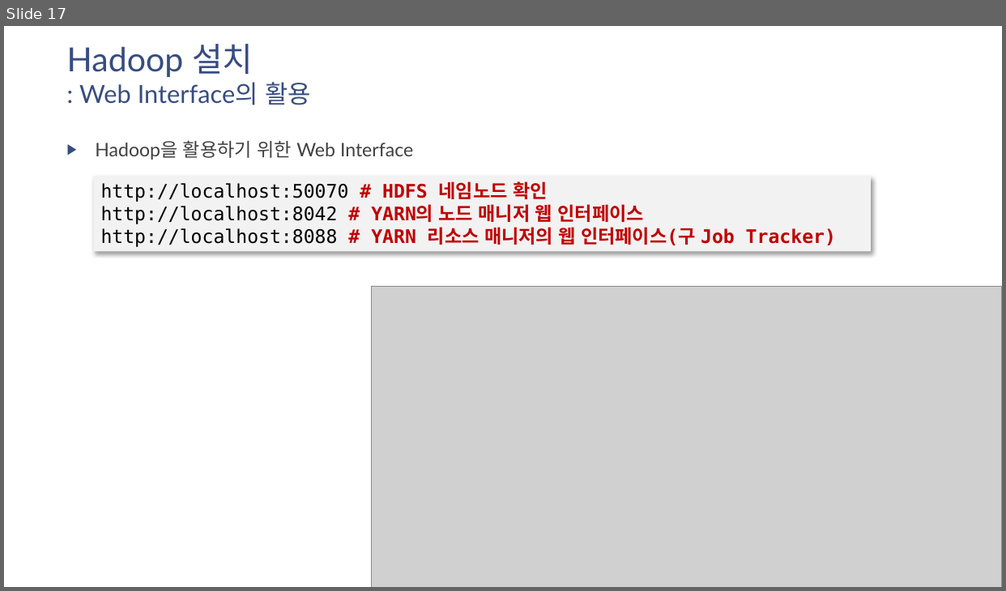
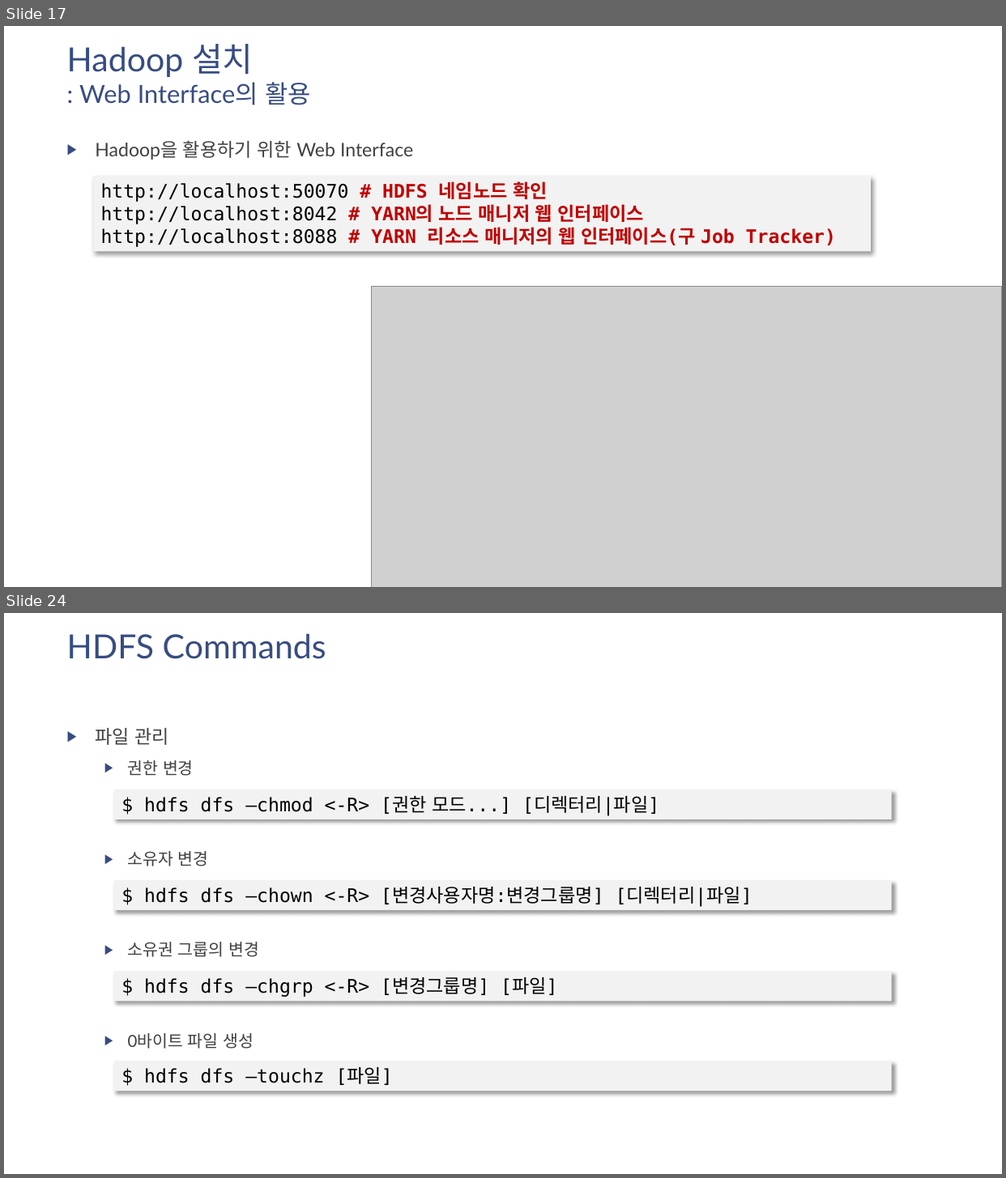
Before and after one commit to namsk/datascience-lecture-draft, a slide deck: slides/drafts/07-install-hadoop-on-centos7.pptx. Shown one above the other, each under a label of ours: slide 17 before the commit, slides 17 and 24 after it; the slides between them are not shown. The pictures are 1006x591 and 1006x1178 pixels, drawn with LibreOffice and Linux fonts; fonts in the diff are those of the drawing; grey boxes stand for pictures. Boxes give left, top, right and bottom in pixels: in the first picture for what was removed or moved away, otherwise in the second. Text is boxed around its words. In the diff, an @@ line names an element or a change of style, - is before the commit and + after.

```diff
--- a/slides/drafts/07-install-hadoop-on-centos7.pptx
+++ b/slides/drafts/07-install-hadoop-on-centos7.pptx
@@ slide 24 added at box(4, 613, 1002, 1174), background #FFFFFF @@
@@ title added at box(67, 633, 326, 659), 32 pt, text #384C81 @@
+HDFS Commands
@@ text added at box(95, 728, 259, 1049), 16 pt, text #404040 @@
+▶ 파일 관리
+  ▶ 권한 변경
+  ▶ 소유자 변경
+  ▶ 소유권 그룹의 변경
+  ▶ 0바이트 파일 생성
@@ rectangle added at box(114, 790, 891, 820), fill #F2F2F2, 18 pt, text #000000 @@
+$ hdfs dfs –chmod <-R> [권한 모드...] [디렉터리|파일]
@@ rectangle added at box(114, 880, 891, 910), fill #F2F2F2, 18 pt, text #000000 @@
+$ hdfs dfs –chown <-R> [변경사용자명:변경그룹명] [디렉터리|파일]
@@ rectangle added at box(114, 972, 891, 1002), fill #F2F2F2, 18 pt, text #000000 @@
+$ hdfs dfs –chgrp <-R> [변경그룹명] [파일]
@@ rectangle added at box(114, 1061, 891, 1091), fill #F2F2F2, 18 pt, text #000000 @@
+$ hdfs dfs –touchz [파일]
```
Also in this commit, not shown: 5 slides changed, 14 other slides added, 19 other files.
